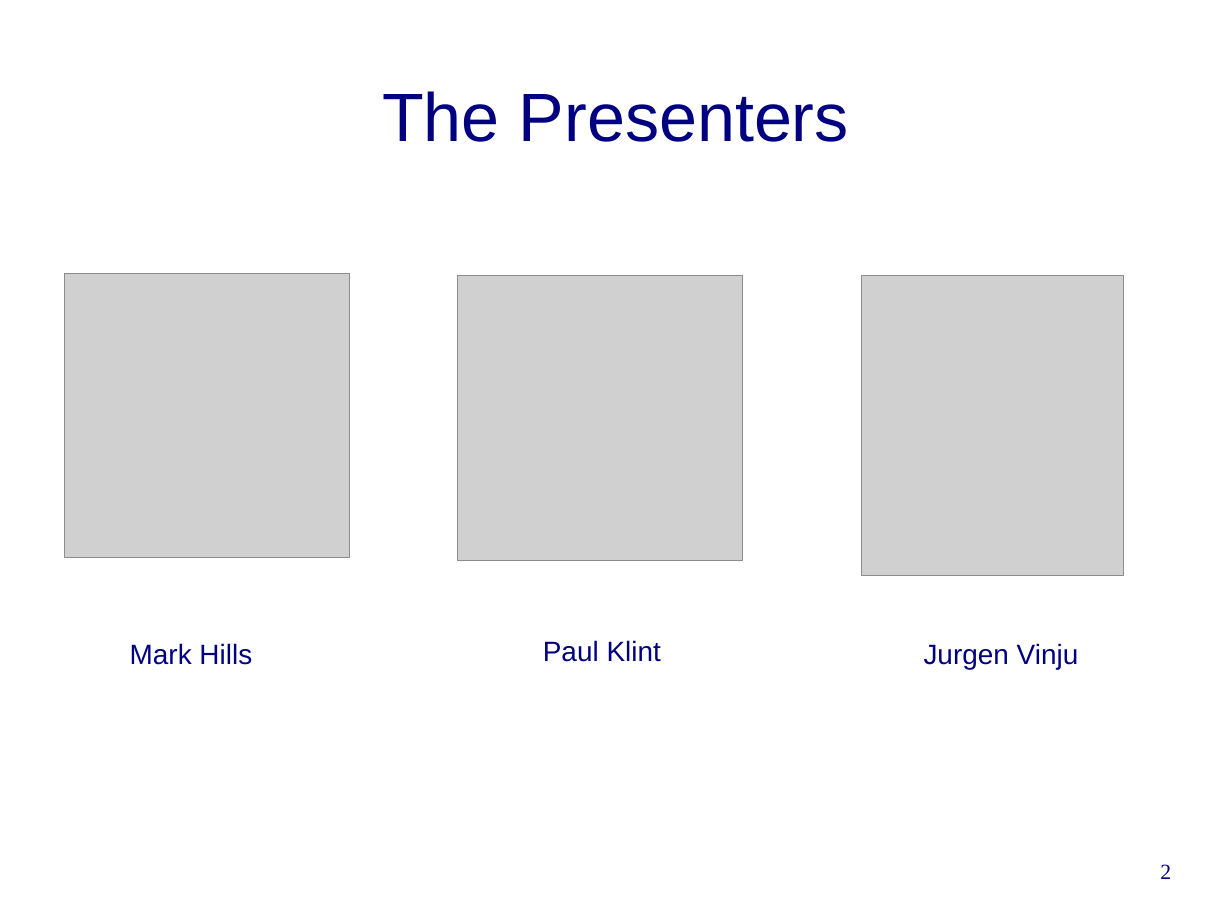
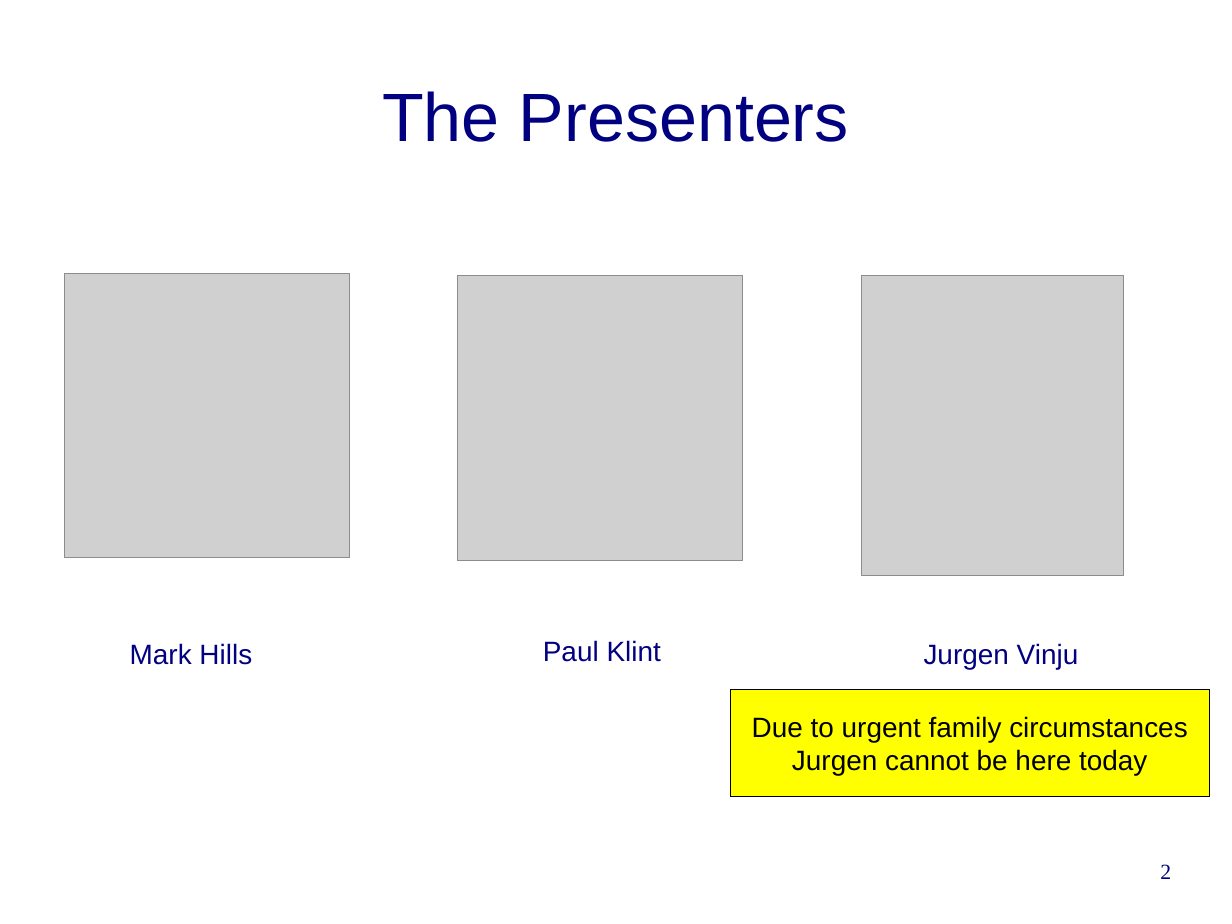
Before and after one commit to cwi-swat/rascal-course-pldi-2015, a slide deck: slide 2 of presentations/Welcome.odp. Drawn at 1232x924 pixels with LibreOffice and Linux fonts; fonts in the diff are those of the drawing; grey boxes stand for pictures; background and template pictures are left out. Boxes give left, top, right and bottom in pixels: in the first picture for what was removed or moved away, otherwise in the second. Text is boxed around its words. In the diff, an @@ line names an element or a change of style, - is before the commit and + after.

```diff
--- a/presentations/Welcome.odp
+++ b/presentations/Welcome.odp
@@ rectangle added at (x1=730, y1=689, x2=1210, y2=797), fill #FFFF00, outline #000000 0 pt, 18 pt, text #000000 @@
+Due to urgent family circumstances
+Jurgen cannot be here today
```
Also in this commit, not shown: 1 other slide changed.
